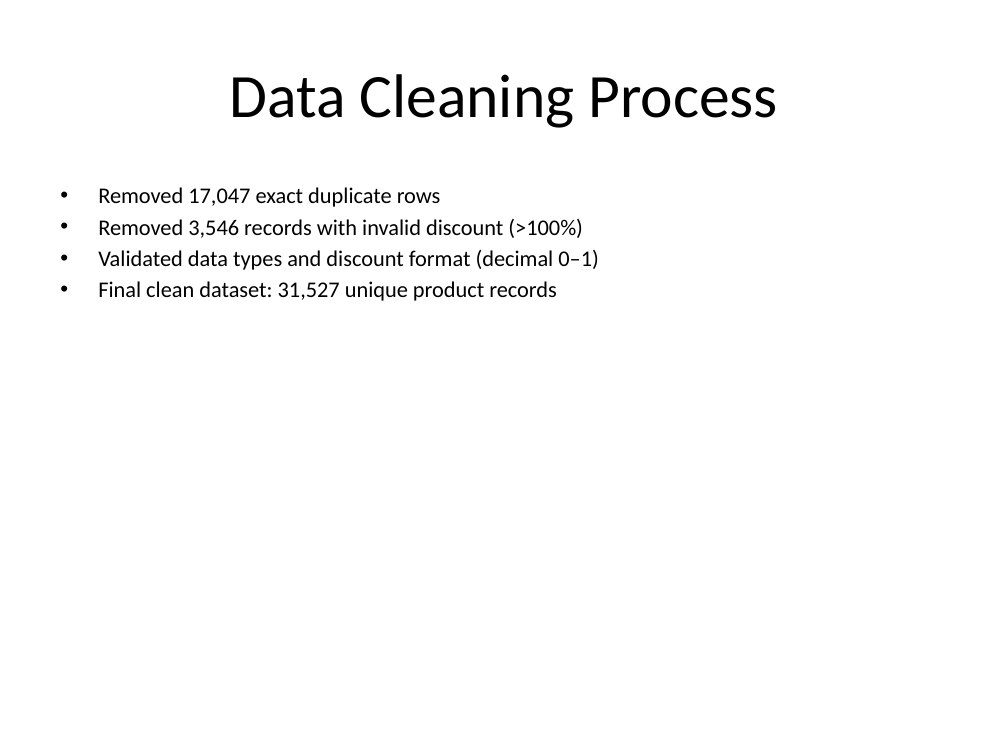
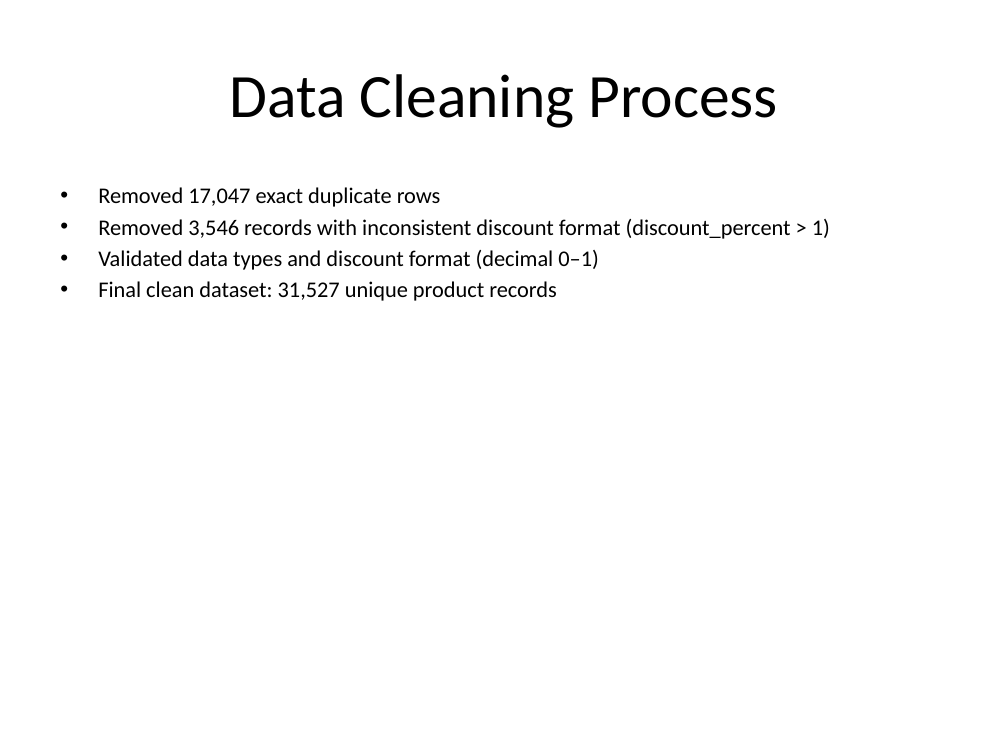
Before and after one commit to aniketlangote03/Myntra-Data-Analysis, a slide deck: slide 4 of reports/Myntra_Data_Analysis_Presentation.pptx. Drawn at 1008x756 pixels with LibreOffice and Linux fonts; fonts in the diff are those of the drawing. Boxes give left, top, right and bottom in pixels: in the first picture for what was removed or moved away, otherwise in the second. Text is boxed around its words. In the diff, an @@ line names an element or a change of style, - is before the commit and + after.

```diff
--- a/reports/Myntra_Data_Analysis_Presentation.pptx
+++ b/reports/Myntra_Data_Analysis_Presentation.pptx
@@ text at box(98, 219, 830, 239): text changed @@
-• Removed 3,546 records with invalid discount (>100%)
+• Removed 3,546 records with inconsistent discount format (discount_percent > 1)
```
Also in this commit, not shown: 4 other files.
